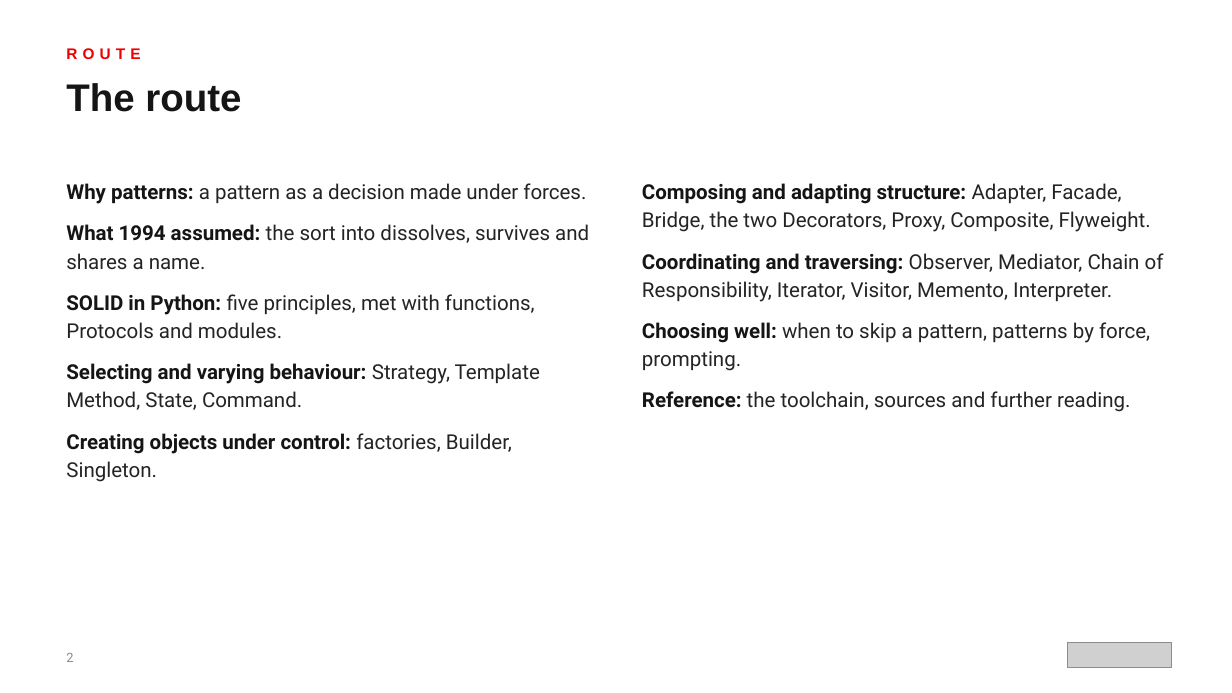
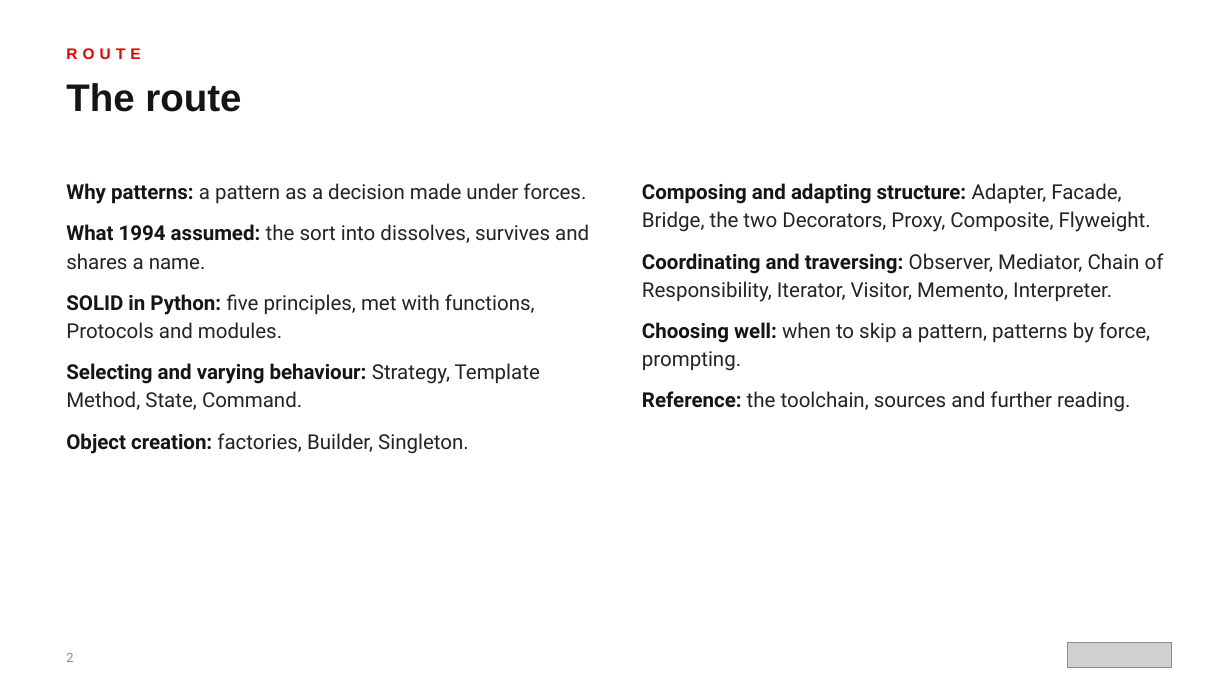
Before and after one commit to patterncatalyst/design-patterns-with-python, a slide deck: slide 2 of presentation/design-patterns-with-python-101-patterns-and-solid.pptx. Drawn at 1232x693 pixels with LibreOffice and Linux fonts; fonts in the diff are those of the drawing; grey boxes stand for pictures. Boxes give left, top, right and bottom in pixels: in the first picture for what was removed or moved away, otherwise in the second. Text is boxed around its words. In the diff, an @@ line names an element or a change of style, - is before the commit and + after.

```diff
--- a/presentation/design-patterns-with-python-101-patterns-and-solid.pptx
+++ b/presentation/design-patterns-with-python-101-patterns-and-solid.pptx
@@ text at (x1=66, y1=433, x2=469, y2=454): text changed; text colour #151515 to #242424; bold off @@
-● Creating objects under control: factories, Builder, Singleton.
+● Object creation: factories, Builder, Singleton.
```
Also in this commit, not shown: 23 other slides changed, 5 other files.
